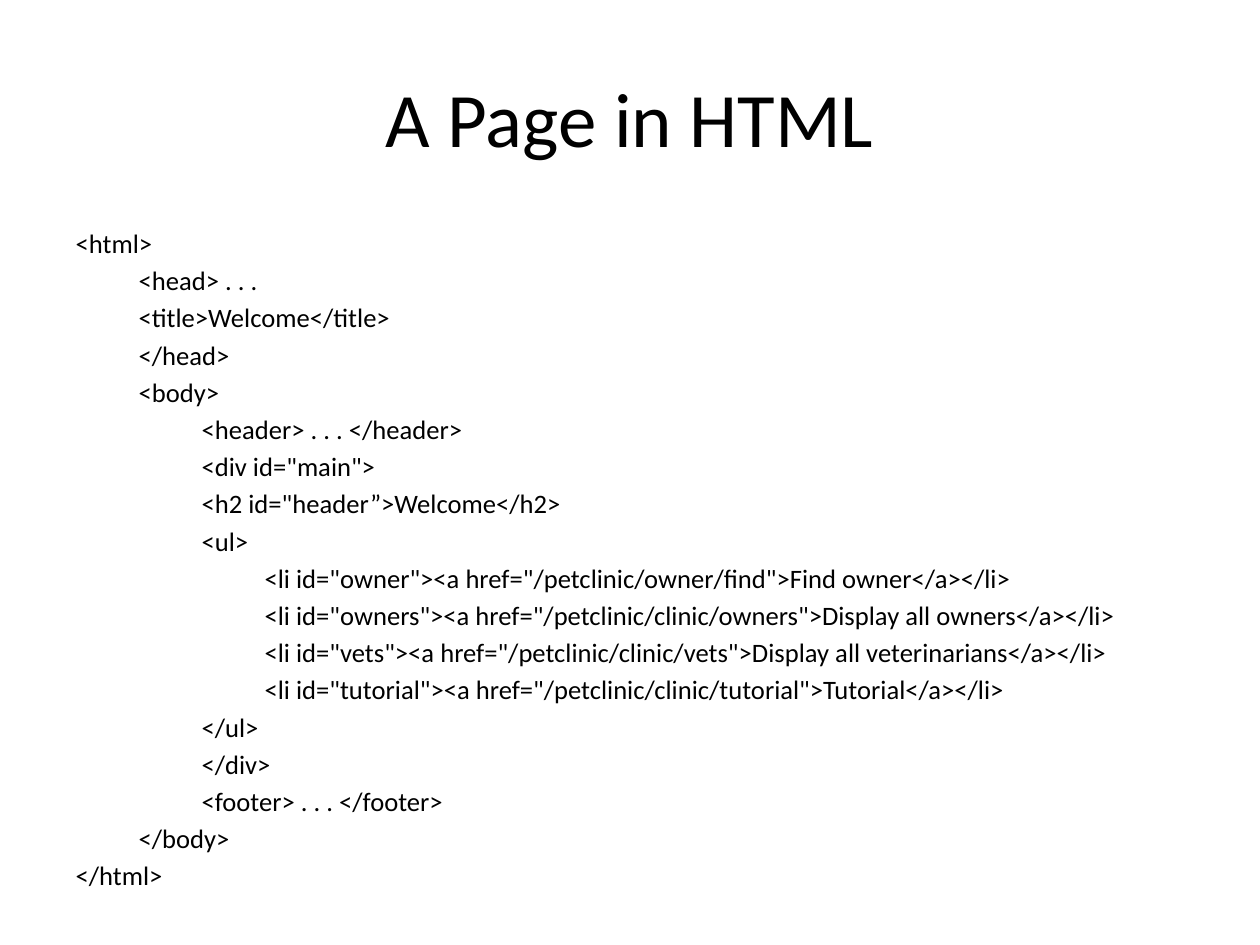
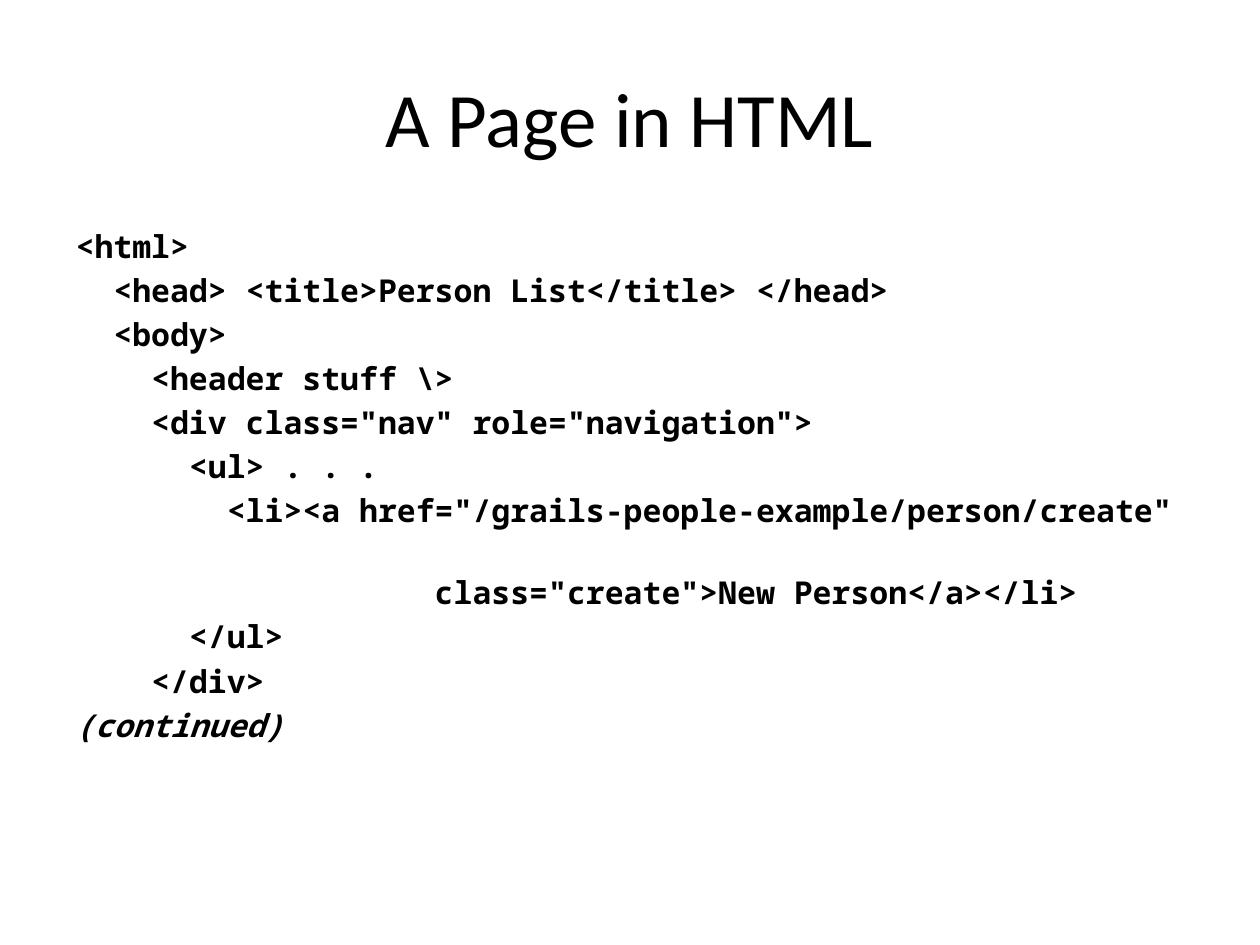
Before and after one commit to RichardAlexanderGreen/example-geb, a slide deck: slide 37 of GebTalk.pptx. Drawn at 1260x945 pixels with LibreOffice and Linux fonts; fonts in the diff are those of the drawing. Boxes give left, top, right and bottom in pixels: in the first picture for what was removed or moved away, otherwise in the second. Text is boxed around its words. In the diff, an @@ line names an element or a change of style, - is before the commit and + after.

Commit message:
updated talk slides

```diff
--- a/GebTalk.pptx
+++ b/GebTalk.pptx
@@ text at (76, 234, 283, 694): size 15.2 to 18 pt, font Calibri to Noto Sans Mono, bold on in "<html>", "<body>", "</ul>", "</div>" @@
@@ text at (113, 277, 888, 303): text changed; size 15.2 to 18 pt; font Calibri to Noto Sans Mono; bold on @@
-<head> . . .
-<title>Welcome</title>
-</head>
+<head> <title>Person List</title> </head>
@@ text at (151, 366, 1172, 605): text changed; size 15.2 to 18 pt; font Calibri to Noto Sans Mono; bold on @@
-<header> . . . </header>
-<div id="main">
-<h2 id="header”>Welcome</h2>
-<ul>
-<li id="owner"><a href="/petclinic/owner/find">Find owner</a></li>
-<li id="owners"><a href="/petclinic/clinic/owners">Display all owners</a></li>
-<li id="vets"><a href="/petclinic/clinic/vets">Display all veterinarians</a></li>
-<li id="tutorial"><a href="/petclinic/clinic/tutorial">Tutorial</a></li>
+<header stuff \>
+<div class="nav" role="navigation">
+<ul> . . .
+<li><a href="/grails-people-example/person/create"
+class="create">New Person</a></li>
@@ text at (76, 712, 284, 743): text changed; size 15.2 to 18 pt; font Calibri to Noto Sans Mono; bold on; italic on @@
-<footer> . . . </footer>
-</body>
-</html>
+(continued)
```
Also in this commit, not shown: 15 other slides changed, 3 slides added, 1 slide removed.
